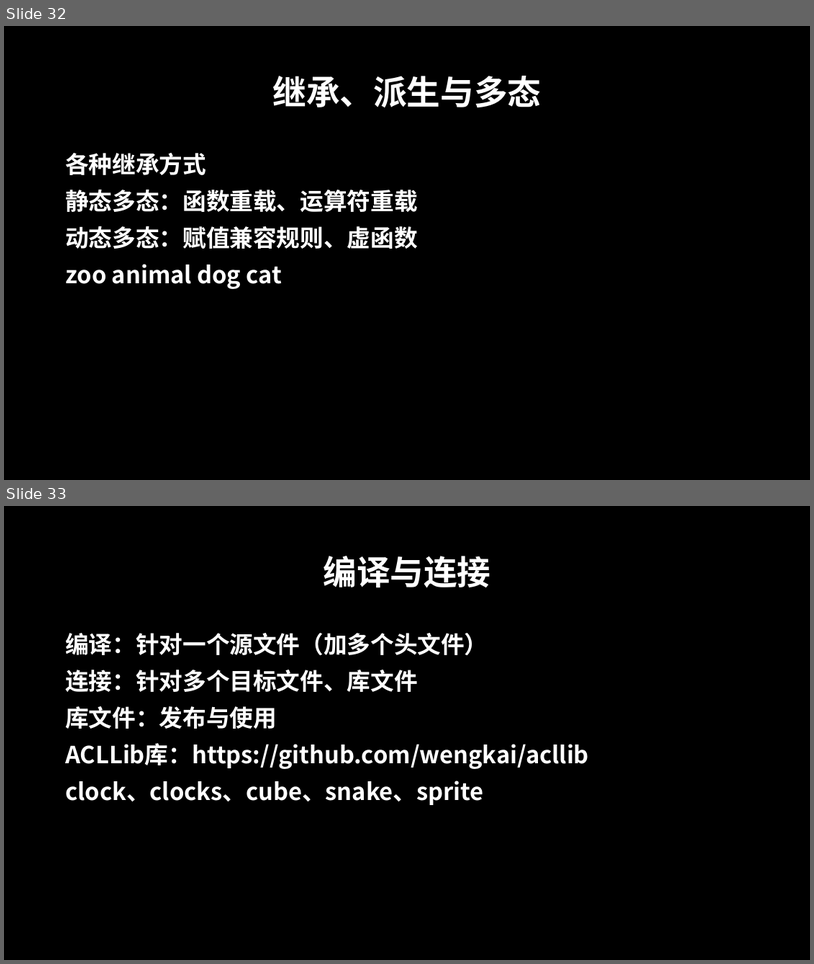
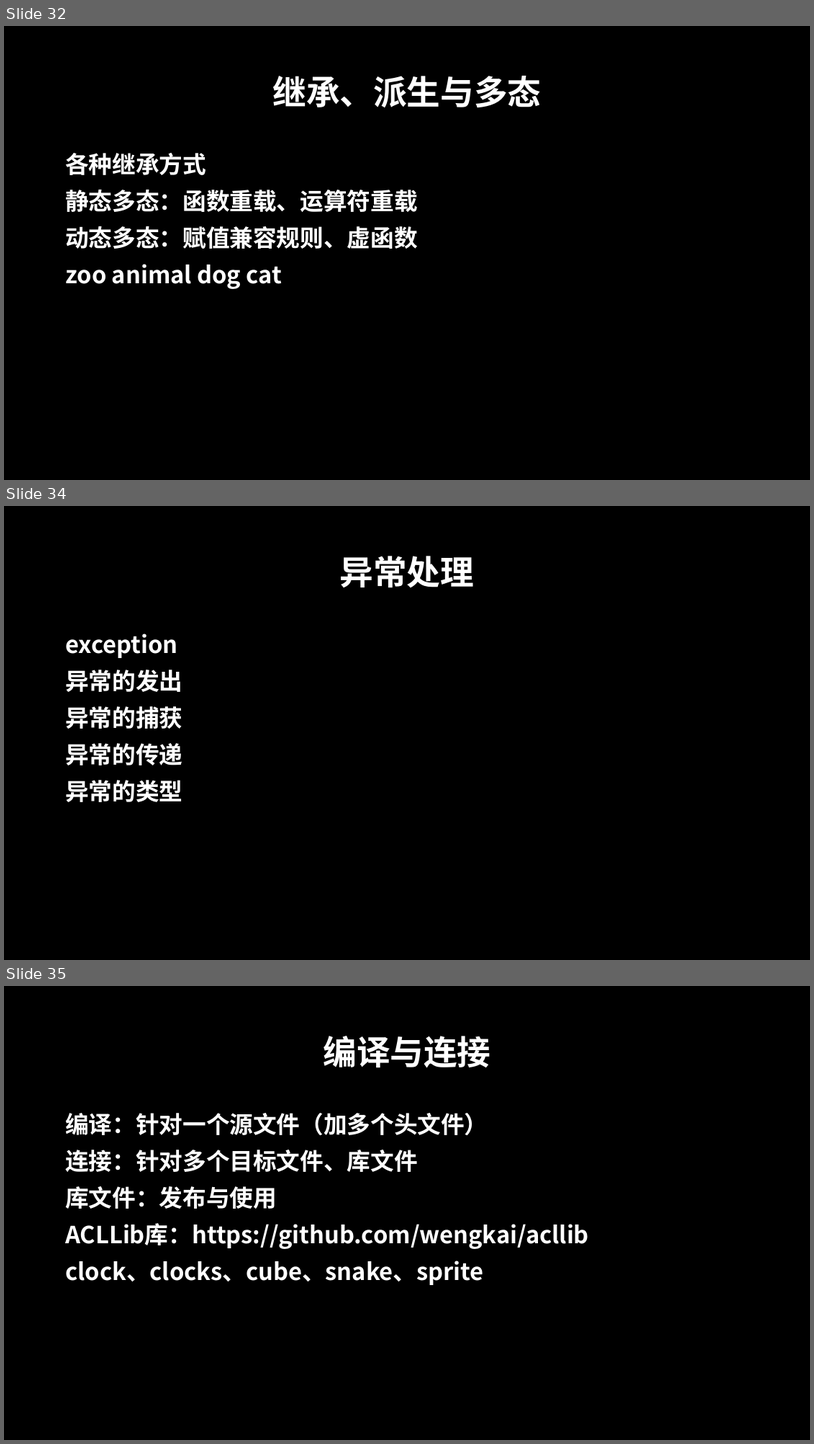
Before and after one commit to MisterFishing/cpp, a slide deck: index.pptx. Shown one above the other, each under a label of ours: slides 32 and 33 before the commit, slides 32, 34 and 35 after it; the slides between them are not shown. The pictures are 814x964 and 814x1444 pixels, drawn with LibreOffice and Linux fonts; fonts in the diff are those of the drawing; background and template pictures are left out. Boxes give left, top, right and bottom in pixels: in the first picture for what was removed or moved away, otherwise in the second. Text is boxed around its words. In the diff, an @@ line names an element or a change of style, - is before the commit and + after.

```diff
--- a/index.pptx
+++ b/index.pptx
@@ slide 34 added at (4, 506, 810, 960), background picture (left out) @@
@@ title added at (340, 556, 475, 588), 40 pt, text #FFFFFF, bold @@
+异常处理
@@ text added at (65, 633, 183, 802), 28 pt, text #FFFFFF, bold @@
+exception
+异常的发出
+异常的捕获
+异常的传递
+异常的类型
@@ what was slide 33 is now slide 35 @@
```
Also in this commit, not shown: 1 other slide added, 1 other file.
